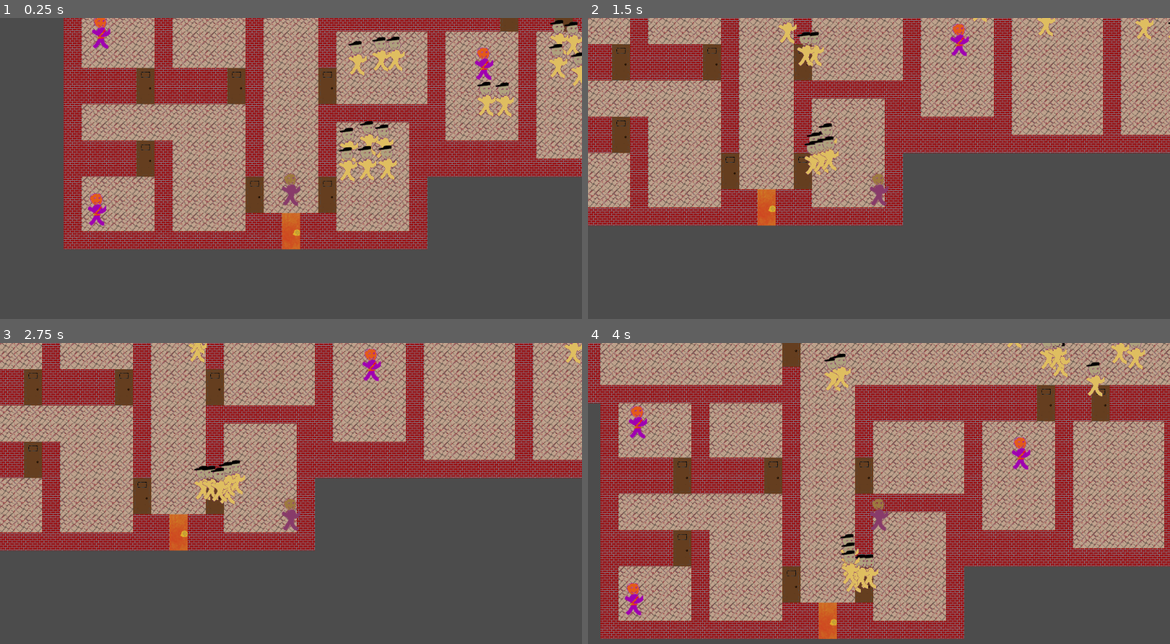
Above: before the commit, frames 1-4 (two rows, left to right).
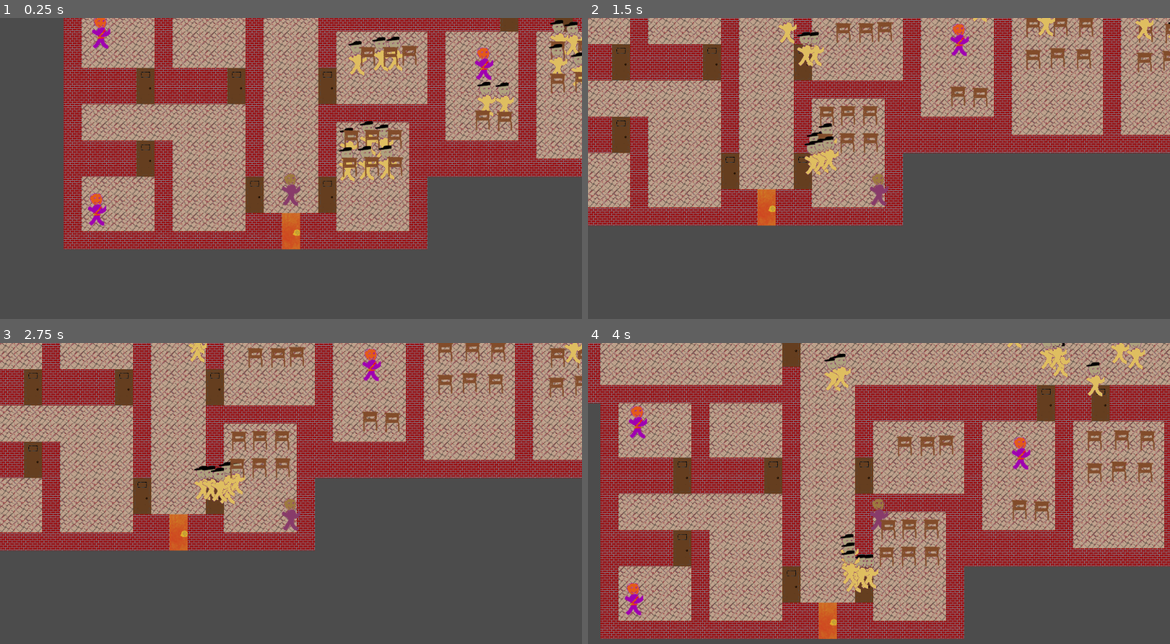
Above: after the commit, the same moments.

Repository: SecsAndCyber/StopTheAssembly
Game: Godot game, scene res://Scenes/rough-map.tscn
Same seed, same stepped clock (60 frames per second), same inputs: the game is played once before the commit and once after it.
Inputs:
- Up to frame 1 (0.25 s): no input
- Up to frame 2 (1.5 s): hold Right (ui_right) 0.53-1.28 s; hold Down (ui_down) from 1.28 s (still down)
- Up to frame 3 (2.75 s): release Down (ui_down) at 2.03 s; hold Right (ui_right) from 2.03 s (still down)
- Up to frame 4 (4 s): release Right (ui_right) at 2.78 s; hold Up (ui_up) 2.78-3.53 s; hold Left (ui_left) from 3.53 s (still down)

The runs differ from the first frame. In frame 1, 1.2% of the frame differs, in the area x 58-100%, y 7-53%; in frame 2, 1.7%; in frame 3, 1.8%, in the area x 39-100%, y 0-46%; in frame 4, 1.5%.

Commit message:
Add Desks

Diff:
--- a/Scenes/HallMonitor.gd
+++ b/Scenes/HallMonitor.gd
@@ -71,14 +71,12 @@
 		var result = space_state.intersect_ray(global_position, ChaseTarget.global_position)
 		if result:
 			if not "Player" == result.collider.name:
-				print("last_saw_target:",OS.get_system_time_msecs() - last_saw_target)
 				if last_saw_target < OS.get_system_time_msecs():
-					print("Lost Sight of Player")
+					print(name, " Lost Sight of Player")
 					ChaseTarget = null
 					navigation_agent.set_target_location(default_location)
 					emit_signal("path_changed", navigation_agent.get_nav_path())
 			else:
-				print("Looking at ", result.collider.name)
 				last_saw_target = OS.get_system_time_msecs() + 15*1000
 
 	if returning and not navigation_agent.is_navigation_finished():
@@ -130,13 +128,13 @@
 				yield(get_tree().create_timer(2), "timeout")
 				stunned = false
 				$CollisionShape2D.disabled = false
-		target = Vector2.ZERO
 
 var shake_velocity = Vector2.ZERO
 export var shake_threshold = 5
 func _on_Player_shook_free(direction):
-	shake_velocity += direction
-	print("Shaking:",shake_velocity)
+	if not DragChild == null:
+		shake_velocity += direction
+		print("Shaking:", shake_velocity)
 
 func _on_target_placed(DropTarget):
 	returning = true
--- a/Scenes/HallMonitor.tscn
+++ b/Scenes/HallMonitor.tscn
@@ -43,5 +43,3 @@
 path_max_distance = 50.0
 avoidance_enabled = true
 radius = 5.0
-
-[node name="RayCast2D" type="RayCast2D" parent="."]
--- a/Scenes/Student.tscn
+++ b/Scenes/Student.tscn
@@ -1,7 +1,8 @@
-[gd_scene load_steps=4 format=2]
+[gd_scene load_steps=5 format=2]
 
 [ext_resource path="res://Scripts/Student.gd" type="Script" id=1]
 [ext_resource path="res://Assets/Student.png" type="Texture" id=2]
+[ext_resource path="res://Assets/Desk.png" type="Texture" id=3]
 
 [sub_resource type="CircleShape2D" id=1]
 radius = 7.0
@@ -24,3 +25,6 @@
 [node name="NavigationAgent2D" type="NavigationAgent2D" parent="."]
 target_desired_distance = 0.1
 avoidance_enabled = true
+
+[node name="DeskSprite" type="Sprite" parent="."]
+texture = ExtResource( 3 )
--- a/Scenes/rough-map.tscn
+++ b/Scenes/rough-map.tscn
@@ -7,6 +7,7 @@
 [ext_resource path="res://Scripts/NavigationServer.gd" type="Script" id=5]
 [ext_resource path="res://Scenes/Student.tscn" type="PackedScene" id=6]
 [ext_resource path="res://Scenes/Chair.tscn" type="PackedScene" id=7]
+[ext_resource path="res://Assets/LunchServer.png" type="Texture" id=8]
 
 [node name="rough-map" type="Node2D"]
 
@@ -264,6 +265,10 @@
 [node name="HallMonitor5" parent="Enemies" instance=ExtResource( 4 )]
 position = Vector2( 749, 536 )
 
+[node name="LunchServer" type="Sprite" parent="."]
+position = Vector2( 214, 63 )
+texture = ExtResource( 8 )
+
 [connection signal="player_move" from="Controls" to="Player" method="_on_Controls_player_move"]
 [connection signal="path_changed" from="Enemies/HallMonitor" to="NavigationServer" method="_on_HallMonitor_path_changed"]
 [connection signal="path_changed" from="Enemies/HallMonitor6" to="NavigationServer" method="_on_HallMonitor_path_changed"]
--- a/Scripts/Student.gd
+++ b/Scripts/Student.gd
@@ -8,11 +8,14 @@
 export var speed = 100.0
 onready var navigation_agent = $NavigationAgent2D
 onready var MoveTarget : Node2D = $Chair
+onready var DeskObject : Node2D = $DeskSprite
 var MoveTargetLocation : Vector2
+var DeskLocation : Vector2
 var done = false
 # Called when the node enters the scene tree for the first time.
 func _ready():
 	MoveTargetLocation = MoveTarget.global_position
+	DeskLocation = DeskObject.global_position
 	navigation_agent.set_navigation_map (get_node('/root/rough-map/level-map/NavigationPolygonInstance'))
 	navigation_agent.set_target_location(MoveTarget.position)
 	speed = (randi() % 100)+25
@@ -20,10 +23,10 @@
 func _physics_process(_delta):
 	if done:
 		return
-	MoveTarget.global_position = MoveTargetLocation
 	if not navigation_agent.is_navigation_finished():
 		var target = position.direction_to(navigation_agent.get_next_location())
 		navigation_agent.set_velocity(target*speed)
 		move_and_slide(target*speed)
 		MoveTarget.global_position = MoveTargetLocation
 		navigation_agent.set_target_location(MoveTarget.global_position)
+	DeskObject.global_position = DeskLocation
Binary file added: Assets/Desk.png
Not shown, added: Assets/Desk.png.import
Binary file changed: Assets/stop-the-assembly-rough-map.png
Not shown: 1 places in Scenes/rough-map.tscn that only renumber resources
